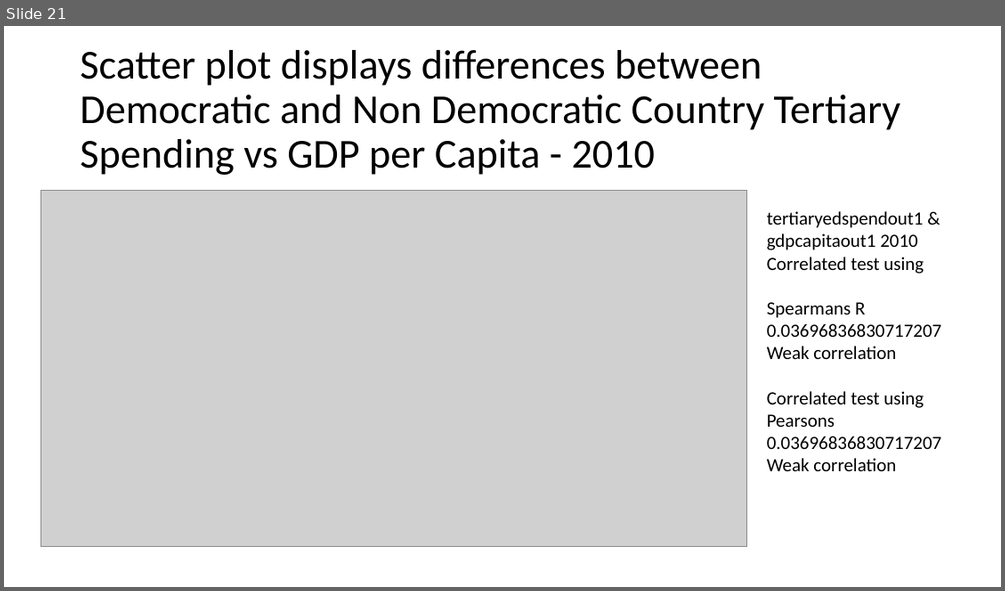
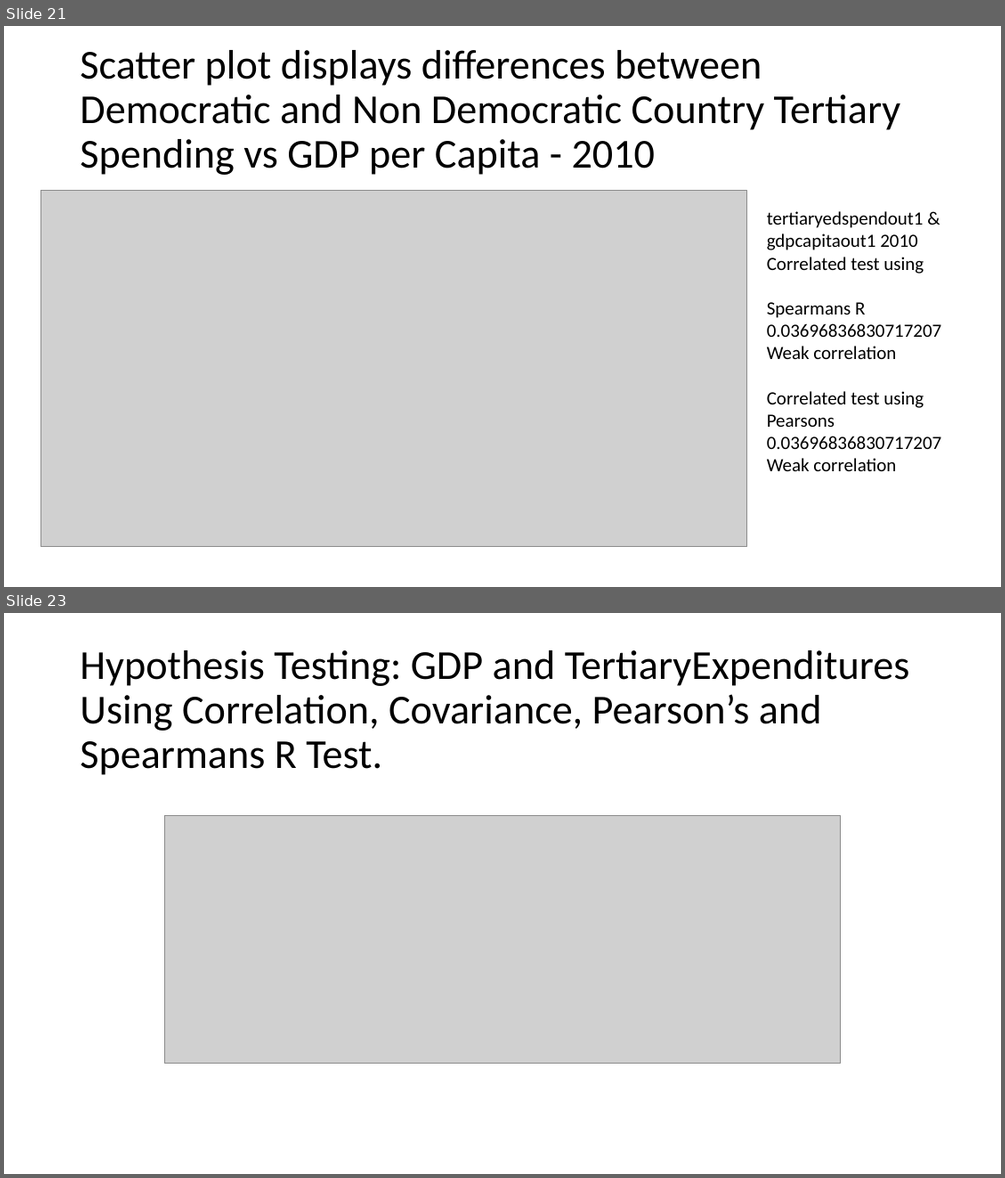
Before and after one commit to adanque/International_Government_Tertiary_Education_Spending_Analysis, a slide deck: DSC530_Final_Project_Tertiary_Government_Spending_Analysis_Alan_Danque.pptx. Shown one above the other, each under a label of ours: slide 21 before the commit, slides 21 and 23 after it; the slides between them are not shown. The pictures are 1005x591 and 1005x1178 pixels, drawn with LibreOffice and Linux fonts; fonts in the diff are those of the drawing; grey boxes stand for pictures. Boxes give left, top, right and bottom in pixels: in the first picture for what was removed or moved away, otherwise in the second. Text is boxed around its words. In the diff, an @@ line names an element or a change of style, - is before the commit and + after.

Commit message:
Update DSC530_Final_Project_Tertiary_Government_Spending_Analysis_Alan_Danque.pptx
Update to correct version of the ppt.

```diff
--- a/DSC530_Final_Project_Tertiary_Government_Spending_Analysis_Alan_Danque.pptx
+++ b/DSC530_Final_Project_Tertiary_Government_Spending_Analysis_Alan_Danque.pptx
@@ slide 23 added at (4,613,1001,1174), background #FFFFFF @@
@@ title added at (80,650,910,775), 39.6 pt, text #000000 @@
+Hypothesis Testing: GDP and TertiaryExpenditures
+Using Correlation, Covariance, Pearson’s and Spearmans R Test.
@@ picture added at (165,816,841,1062) @@
```
Also in this commit, not shown: 2 other slides added, 3 slides removed.
